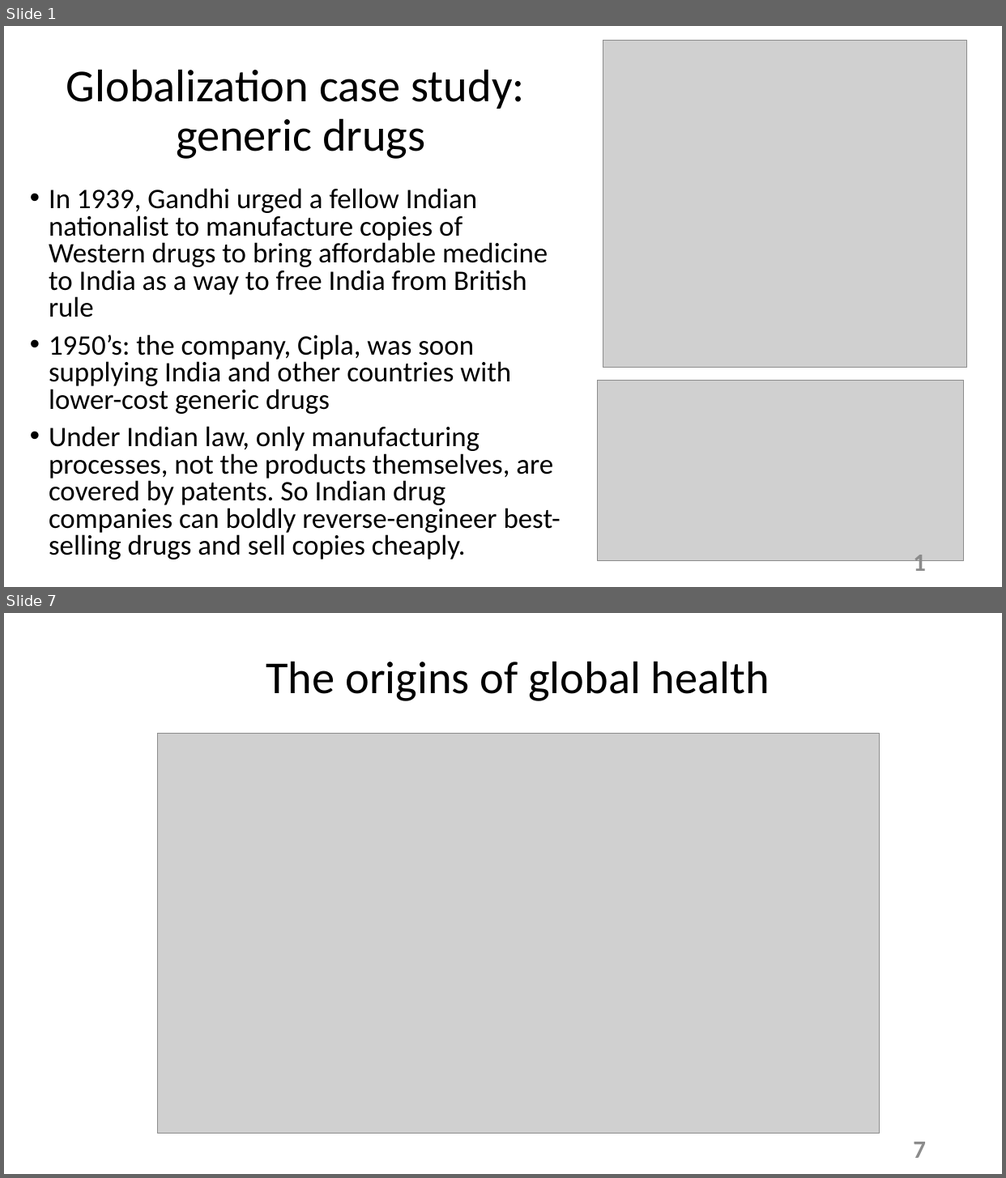
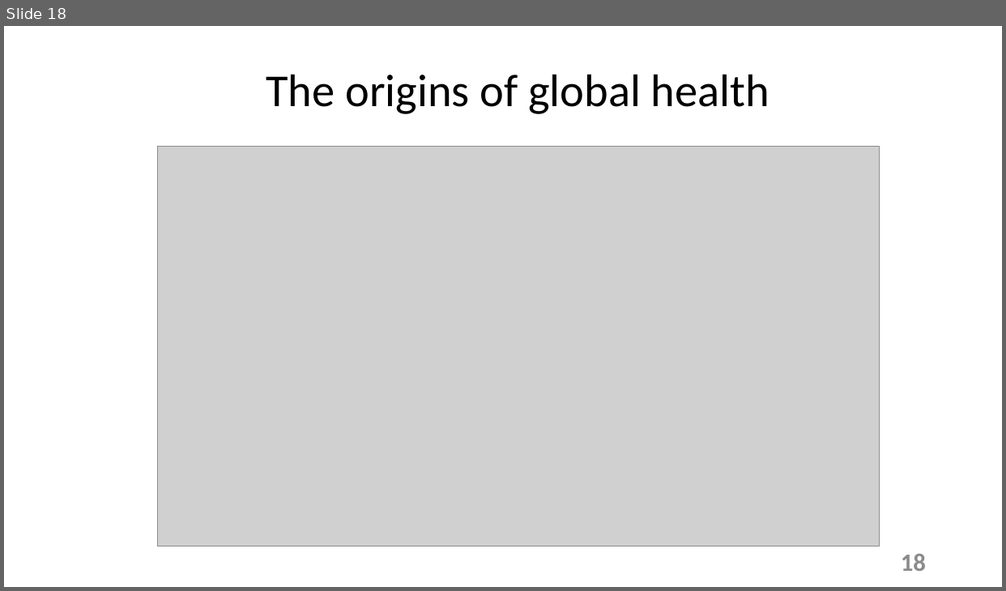
Before and after one commit to tstallins/tstallins.github.io, a slide deck: courses/261/introonline.pptx. Shown one above the other, each under a label of ours: slides 1 and 7 before the commit, slide 18 after it; the slides between them are not shown. The pictures are 1006x1178 and 1006x591 pixels, drawn with LibreOffice and Linux fonts; fonts in the diff are those of the drawing; grey boxes stand for pictures. Boxes give left, top, right and bottom in pixels: in the first picture for what was removed or moved away, otherwise in the second. Text is boxed around its words. In the diff, an @@ line names an element or a change of style, - is before the commit and + after.

```diff
--- a/courses/261/introonline.pptx
+++ b/courses/261/introonline.pptx
@@ slide 1 removed at [4,26,1002,587], background #FFFFFF @@
@@ picture removed at [603,41,967,368] @@
@@ title removed at [66,69,524,159] @@
-Globalization case study:
-generic drugs
@@ text removed at [49,188,560,560] @@
-• In 1939, Gandhi urged a fellow Indian nationalist to manufacture copies of Western drugs to bring affordable medicine to India as a way to free India from British rule
-• 1950’s: the company, Cipla, was soon supplying India and other countries with lower-cost generic drugs
-• Under Indian law, only manufacturing processes, not the products themselves, are covered by patents. So Indian drug companies can boldly reverse-engineer best-selling drugs and sell copies cheaply.
@@ picture removed at [598,380,965,561] @@
@@ page number removed at [913,555,926,578] @@
-1
@@ what was slide 7 is now slide 18 @@
@@ page number at [901,554,926,571]: text changed @@
-7
+18
```
Also in this commit, not shown: 17 slides added, 5 other slides removed, 1 other file.
